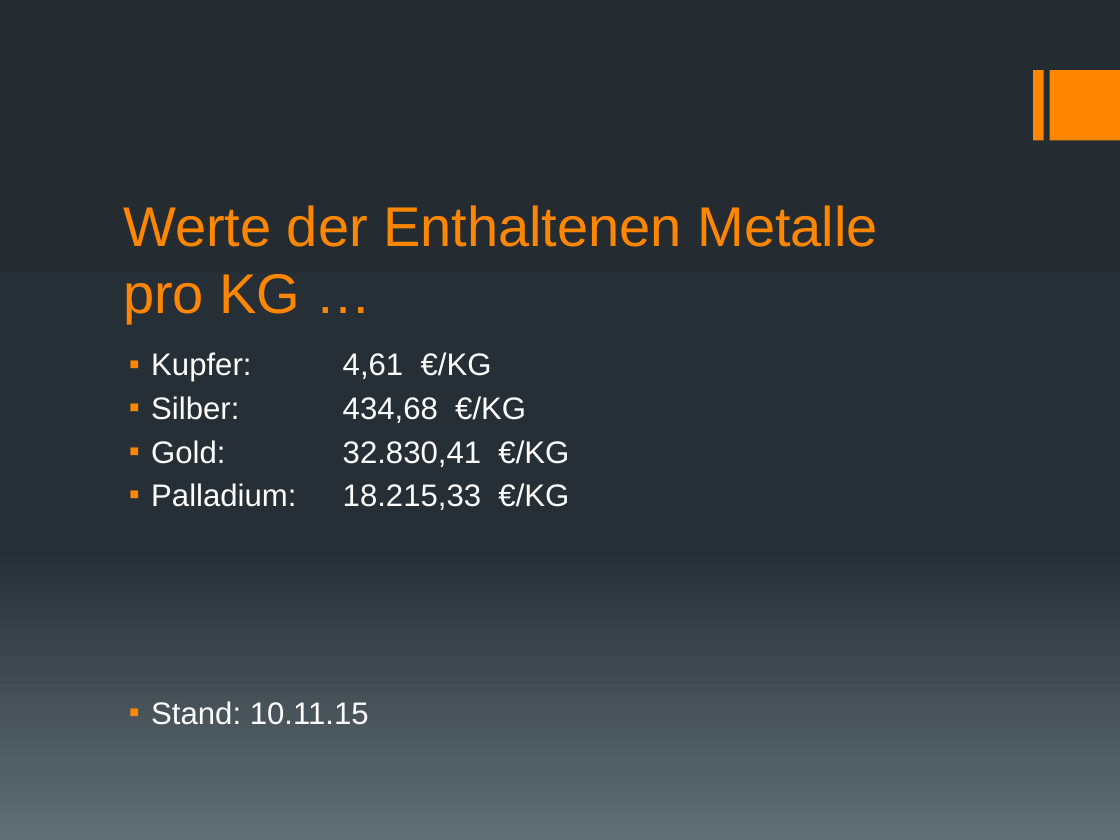
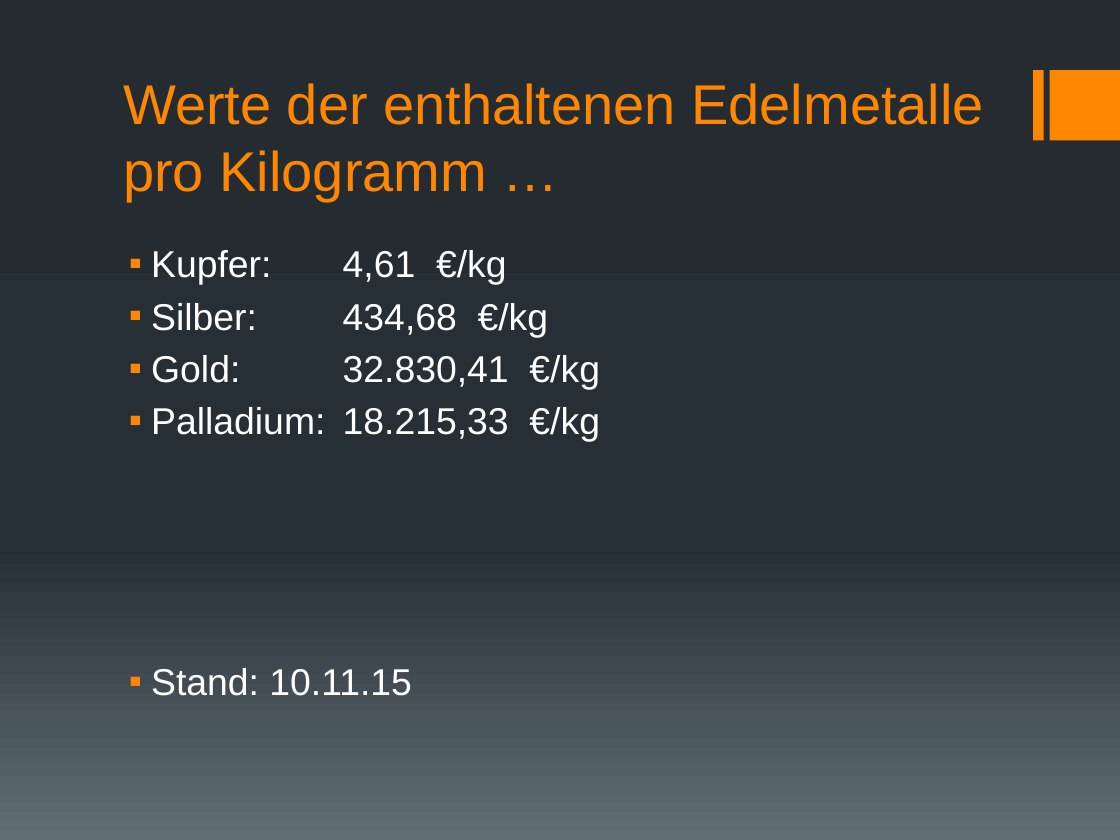
Before and after one commit to GymWenFLL/tpp_presentation, a slide deck: slide 9 of Gesamtpräsentation.pptx (slide 7 before the commit). Drawn at 1120x840 pixels with LibreOffice and Linux fonts; fonts in the diff are those of the drawing. Boxes give left, top, right and bottom in pixels: in the first picture for what was removed or moved away, otherwise in the second. Text is boxed around its words. In the diff, an @@ line names an element or a change of style, - is before the commit and + after.

```diff
--- a/Gesamtpräsentation.pptx
+++ b/Gesamtpräsentation.pptx
@@ title at [123, 83, 983, 201]: text changed @@
-Werte der Enthaltenen Metalle
-pro KG …
+Werte der enthaltenen Edelmetalle
+pro Kilogramm …
@@ text "Kupfer: 4,61 €/kg": place and size @@
-text "Kupfer: 4,61 €/kg" at [151, 352, 569, 725]
+text "Kupfer: 4,61 €/kg" at [151, 250, 600, 696]
@@ text at [151, 250, 600, 442]: text changed; size 20 to 24 pt @@
-▪ Kupfer: 4,61 €/KG
-▪ Silber: 434,68 €/KG
-▪ Gold: 32.830,41 €/KG
-▪ Palladium: 18.215,33 €/KG
+▪ Kupfer: 4,61 €/kg
+▪ Silber: 434,68 €/kg
+▪ Gold: 32.830,41 €/kg
+▪ Palladium: 18.215,33 €/kg
@@ text at [151, 668, 412, 696]: size 20 to 24 pt in "Stand: 10.11.15" @@
```
Also in this commit, not shown: 9 other slides changed, 12 slides added, 8 slides removed, 2 other files.
